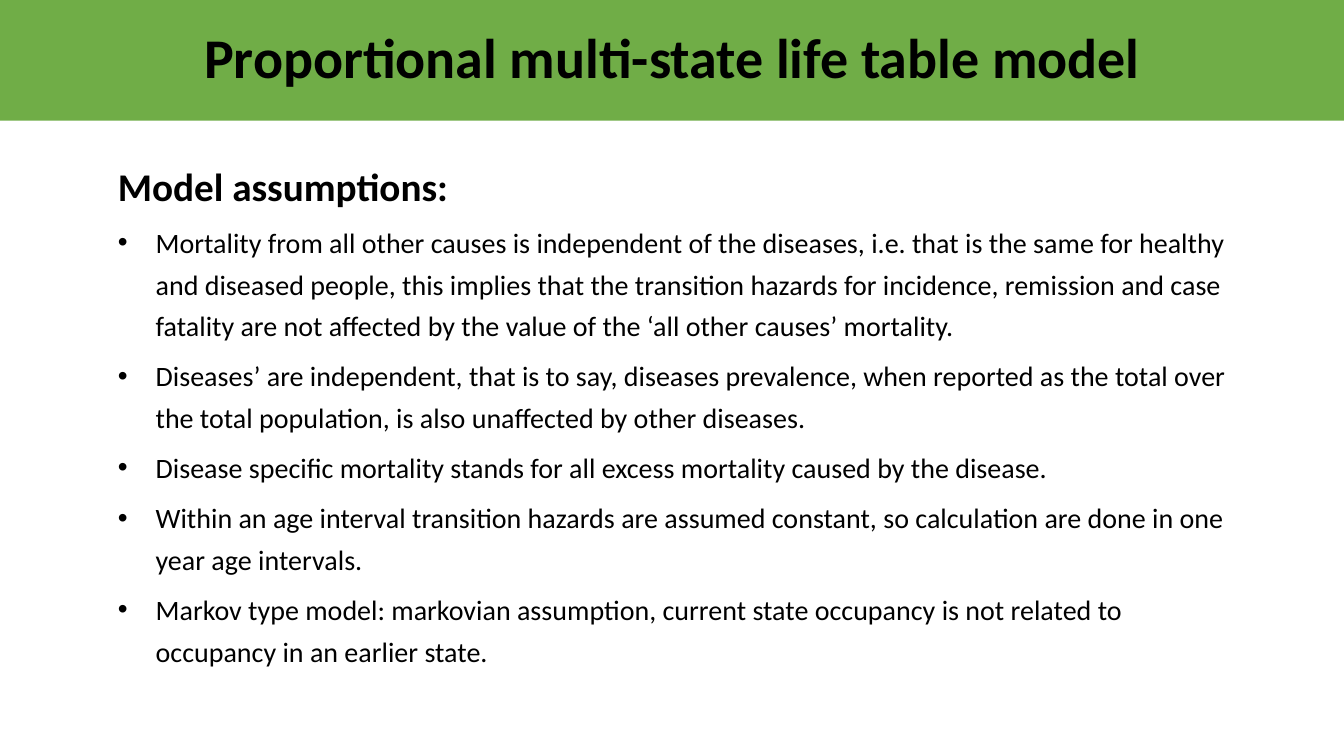
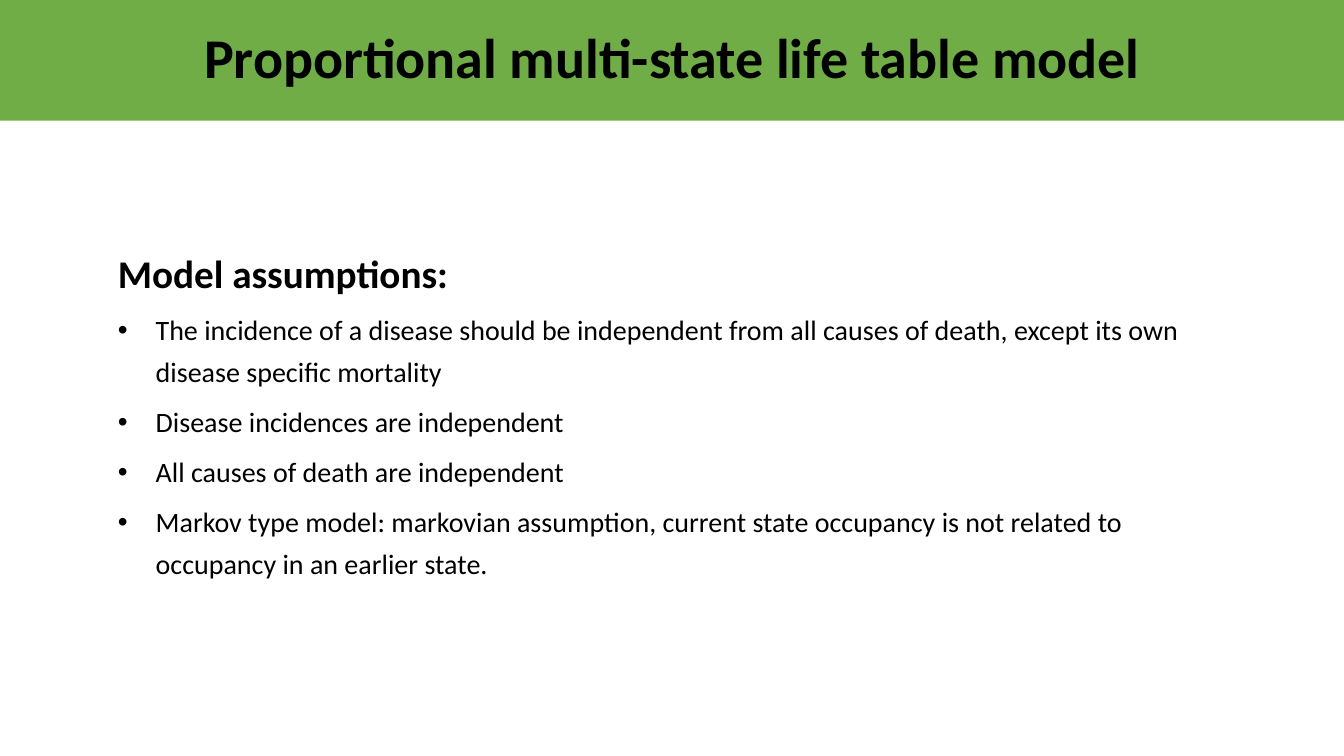
Before and after one commit to ITHIM/ITHIM-R, a slide deck: slide 20 of MSLT/structure/PMSLTframeworkV2.pptx (slide 16 before the commit). Drawn at 1344x756 pixels with LibreOffice and Linux fonts; fonts in the diff are those of the drawing. Boxes give left, top, right and bottom in pixels: in the first picture for what was removed or moved away, otherwise in the second. Text is boxed around its words. In the diff, an @@ line names an element or a change of style, - is before the commit and + after.

```diff
--- a/MSLT/structure/PMSLTframeworkV2.pptx
+++ b/MSLT/structure/PMSLTframeworkV2.pptx
@@ text at box(156, 320, 1177, 487): text changed @@
-• Mortality from all other causes is independent of the diseases, i.e. that is the same for healthy and diseased people, this implies that the transition hazards for incidence, remission and case fatality are not affected by the value of the ‘all other causes’ mortality.
-• Diseases’ are independent, that is to say, diseases prevalence, when reported as the total over the total population, is also unaffected by other diseases.
-• Disease specific mortality stands for all excess mortality caused by the disease.
-• Within an age interval transition hazards are assumed constant, so calculation are done in one year age intervals.
+• The incidence of a disease should be independent from all causes of death, except its own disease specific mortality
+• Disease incidences are independent
+• All causes of death are independent
```
Also in this commit, not shown: 7 other slides changed, 6 slides added, 3 slides removed, 8 other files.
